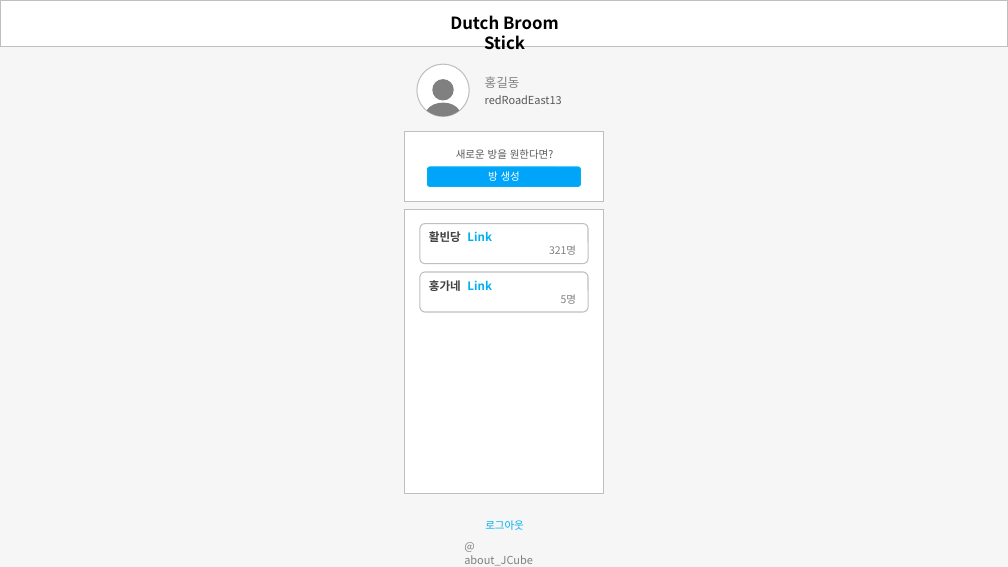
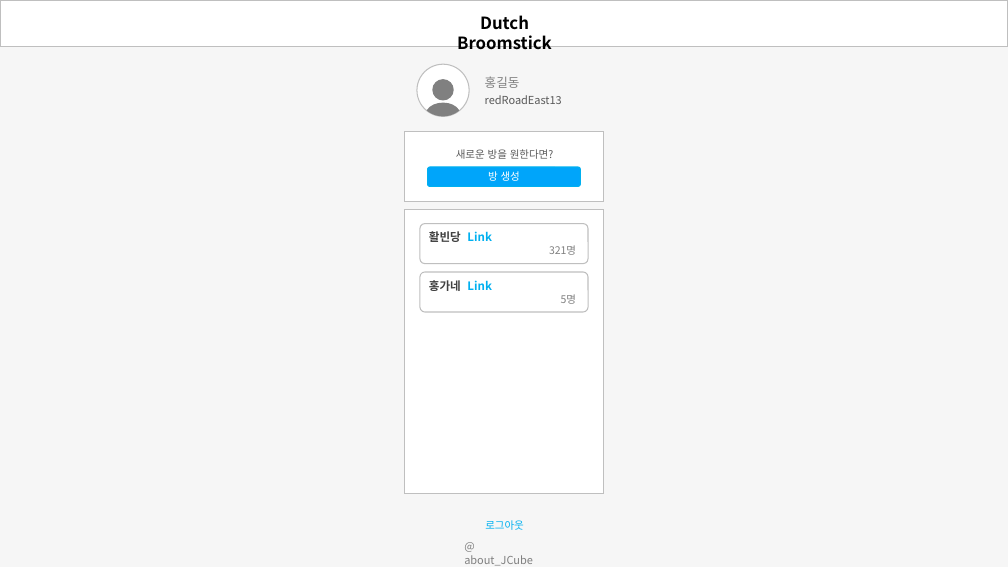
Before and after one commit to jtjun/DutchBroomstick, a slide deck: slide 3 of Documents/Design_Demo.pptx. Drawn at 1008x567 pixels with LibreOffice and Linux fonts; fonts in the diff are those of the drawing. Boxes give left, top, right and bottom in pixels: in the first picture for what was removed or moved away, otherwise in the second. Text is boxed around its words. In the diff, an @@ line names an element or a change of style, - is before the commit and + after.

```diff
--- a/Documents/Design_Demo.pptx
+++ b/Documents/Design_Demo.pptx
@@ text at (457, 15, 552, 50): text changed @@
-Dutch Broom Stick
+Dutch Broomstick
```
Also in this commit, not shown: 4 other slides changed, 3 slides added.
